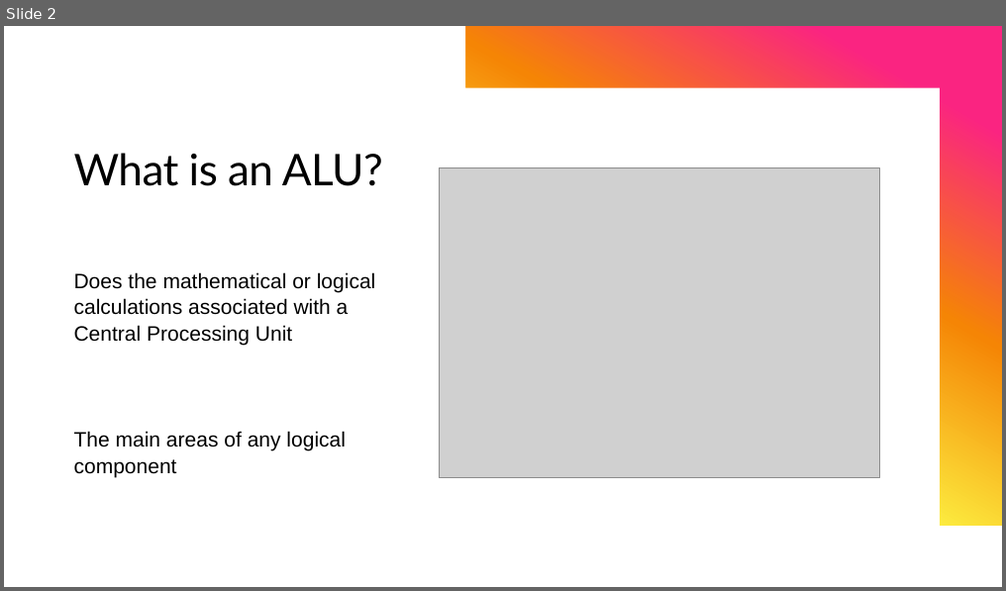
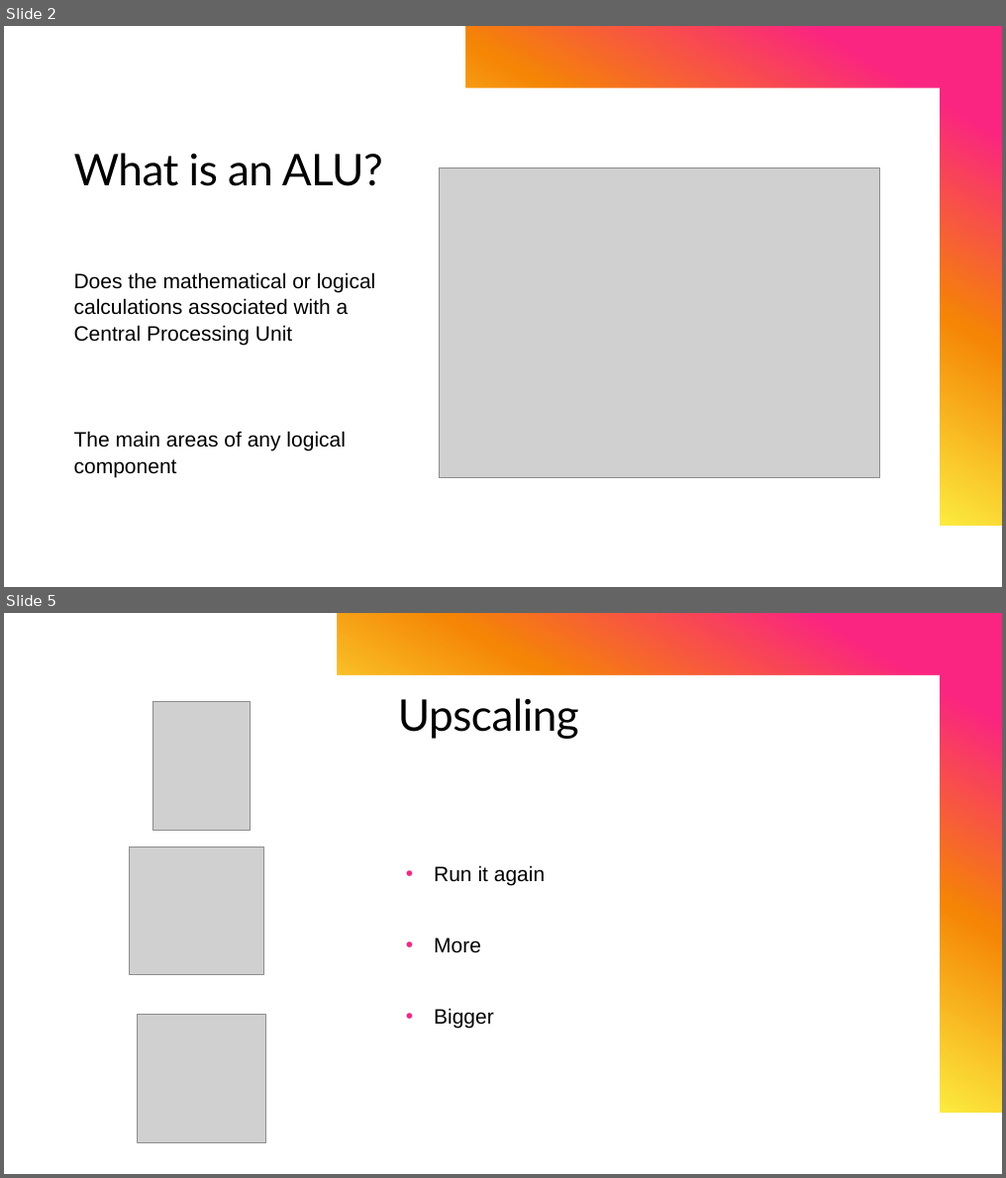
Before and after one commit to David-Strikaitis/computerArchitecture, a slide deck: ALU.pptx. Shown one above the other, each under a label of ours: slide 2 before the commit, slides 2 and 5 after it; the slides between them are not shown. The pictures are 1006x591 and 1006x1178 pixels, drawn with LibreOffice and Linux fonts; fonts in the diff are those of the drawing; grey boxes stand for pictures. Boxes give left, top, right and bottom in pixels: in the first picture for what was removed or moved away, otherwise in the second. Text is boxed around its words. In the diff, an @@ line names an element or a change of style, - is before the commit and + after.

Commit message:
added powerpoint

```diff
--- a/ALU.pptx
+++ b/ALU.pptx
@@ slide 5 added at bbox=[4, 613, 1002, 1174], background #FFFFFF; not listed: 1 template element that a slide beside it also shows @@
@@ freeform shape added at bbox=[4, 613, 1002, 1113], fill gradient #FA2481 to #F58505 to #FCEC3F to #51B851 to #42B3BD @@
@@ rectangle added at bbox=[4, 613, 1002, 1174], fill #FFFFFF @@
@@ rectangle added at bbox=[4, 613, 1002, 1112], fill gradient #FA2481 to #F58505 to #FCEC3F to #51B851 to #42B3BD @@
@@ freeform shape added at bbox=[4, 613, 940, 1130], fill #FFFFFF @@
@@ picture added at bbox=[152, 701, 250, 831] @@
@@ title added at bbox=[398, 698, 579, 739], 42 pt, text #000000 @@
+Upscaling
@@ picture added at bbox=[129, 848, 263, 974] @@
@@ text added at bbox=[434, 865, 545, 1028], 20 pt, text #000000 @@
+• Run it again
+• More
+• Bigger
@@ picture added at bbox=[137, 1014, 265, 1143] @@
```
Also in this commit, not shown: 4 other slides added.
